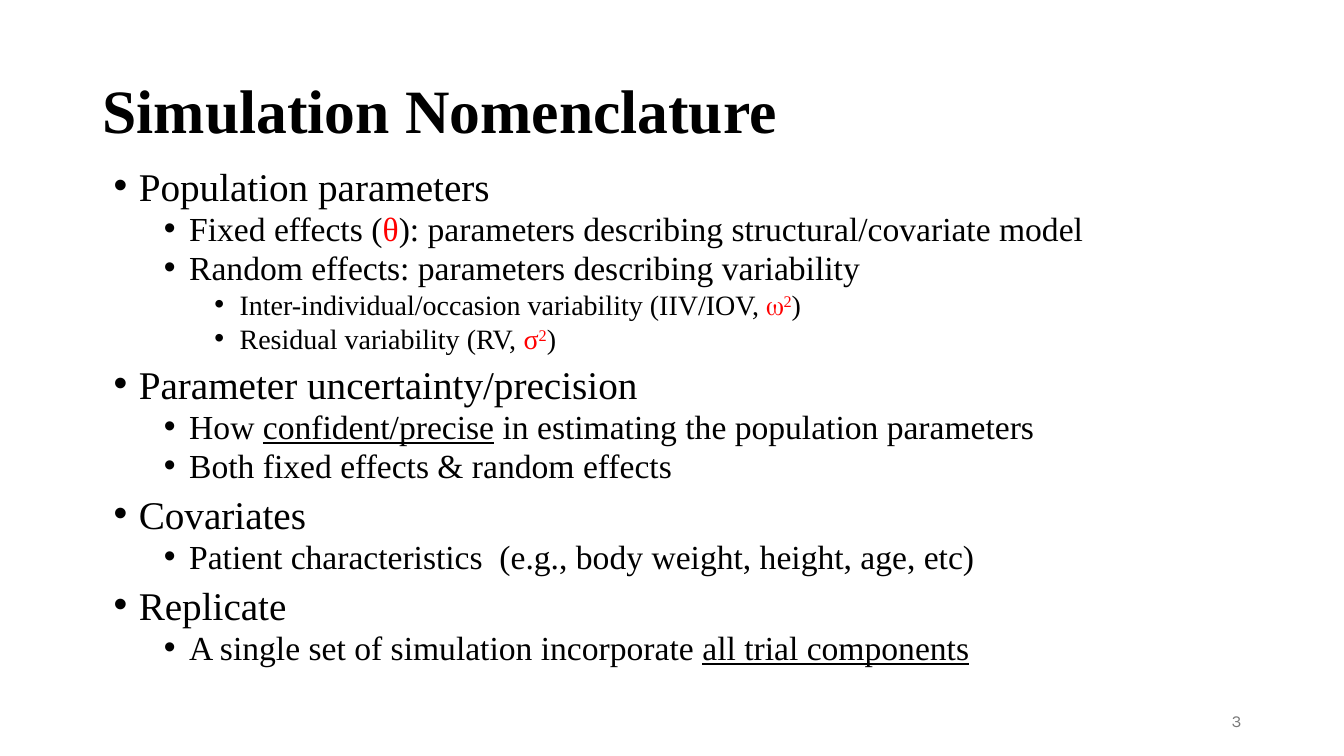
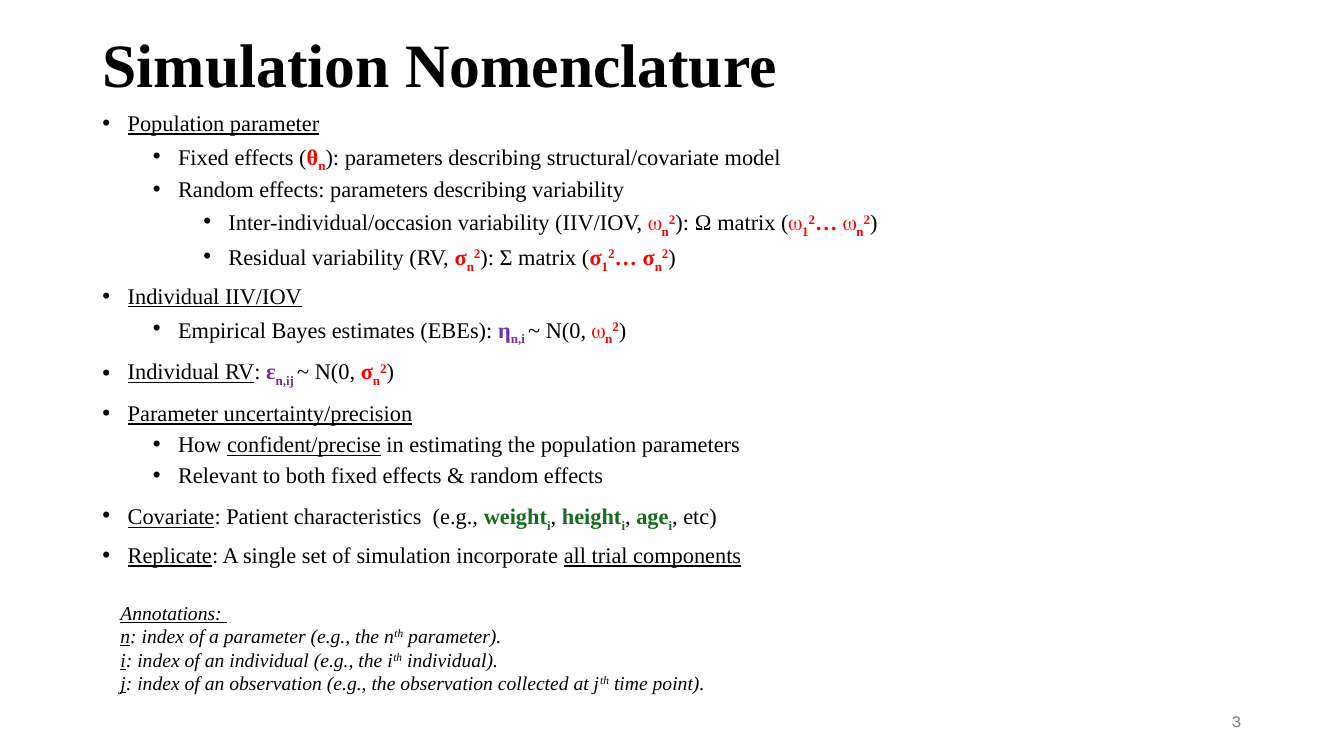
Before and after one commit to UMN-ECP-PMX/ecp8506, a slide deck: slide 3 of wk7/wk7_slides.pptx. Drawn at 1344x756 pixels with LibreOffice and Linux fonts; fonts in the diff are those of the drawing. Boxes give left, top, right and bottom in pixels: in the first picture for what was removed or moved away, otherwise in the second. Text is boxed around its words. In the diff, an @@ line names an element or a change of style, - is before the commit and + after.

Commit message:
wk7 slides updates

```diff
--- a/wk7/wk7_slides.pptx
+++ b/wk7/wk7_slides.pptx
@@ title "Simulation Nomenclature": place and size @@
-title "Simulation Nomenclature" at <box>102,90,777,134</box>
+title "Simulation Nomenclature" at <box>102,44,777,88</box>
@@ text "Population parameter": place and size @@
-text "Population parameter" at <box>139,173,1083,667</box>
+text "Population parameter" at <box>128,115,870,568</box>
@@ text at <box>128,115,781,170</box>: text changed; size 24 to 16 pt @@
-• Population parameters
-  • Fixed effects (θ): parameters describing structural/covariate model
+• Population parameter
+  • Fixed effects (θn): parameters describing structural/covariate model
@@ text at <box>128,181,740,457</box>: size 24 to 16 pt in "Random effects: parameters describing variability", "How confident/precise in estimating the population parameter ..."; size 28 to 16 pt, underline on in "Parameter uncertainty/precision"; line spacing 0.8 to 0.9 @@
@@ text at <box>128,214,870,388</box>: text changed; size 20 to 16 pt @@
-    • Inter-individual/occasion variability (IIV/IOV, ⍵2)
-    • Residual variability (RV, σ2)
+    • Inter-individual/occasion variability (IIV/IOV, ⍵n2): Ω matrix (⍵12… ⍵n2)
+    • Residual variability (RV, σn2): Σ matrix (σ12… σn2)
+• Individual IIV/IOV
+  • Empirical Bayes estimates (EBEs): ηn,i ~ N(0, ⍵n2)
+• Individual RV: εn,ij ~ N(0, σn2)
@@ text at <box>128,467,741,568</box>: text changed; size 24 to 16 pt @@
-  • Both fixed effects & random effects
-• Covariates
-  • Patient characteristics (e.g., body weight, height, age, etc)
-• Replicate
-  • A single set of simulation incorporate all trial components
+  • Relevant to both fixed effects & random effects
+• Covariate: Patient characteristics (e.g., weighti, heighti, agei, etc)
+• Replicate: A single set of simulation incorporate all trial components
@@ text added at <box>120,607,705,695</box>, 14 pt, text #000000, italic @@
+Annotations:
+n: index of a parameter (e.g., the nth parameter).
+i: index of an individual (e.g., the ith individual).
+j: index of an observation (e.g., the observation collected at jth time point).
```
Also in this commit, not shown: 14 other slides changed, 1 slide added, 1 other file.
